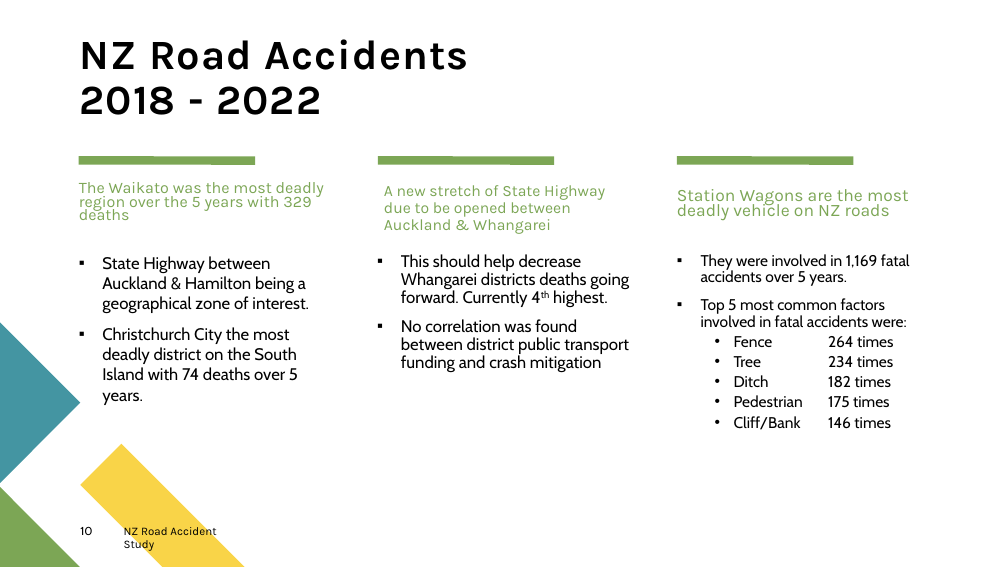
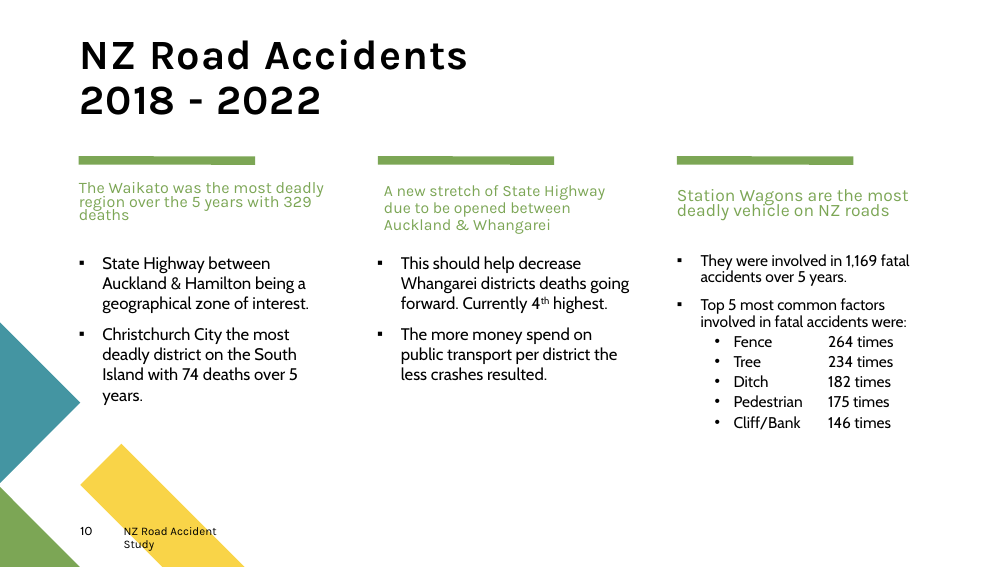
Before and after one commit to Jadon55/Project-3, a slide deck: slide 10 of New Zealand Road Accident Study.pptx. Drawn at 1008x567 pixels with LibreOffice and Linux fonts; fonts in the diff are those of the drawing. Boxes give left, top, right and bottom in pixels: in the first picture for what was removed or moved away, otherwise in the second. Text is boxed around its words. In the diff, an @@ line names an element or a change of style, - is before the commit and + after.

Commit message:
updated powerpoint

```diff
--- a/New Zealand Road Accident Study.pptx
+++ b/New Zealand Road Accident Study.pptx
@@ text at bbox=[401, 256, 629, 313]: line spacing 0.9 to 1 @@
@@ text at bbox=[401, 327, 617, 381]: text changed @@
-▪ No correlation was found between district public transport funding and crash mitigation
+▪ The more money spend on public transport per district the less crashes resulted.
```
